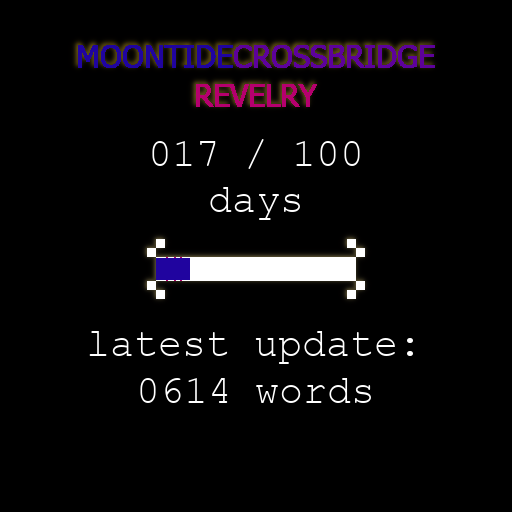
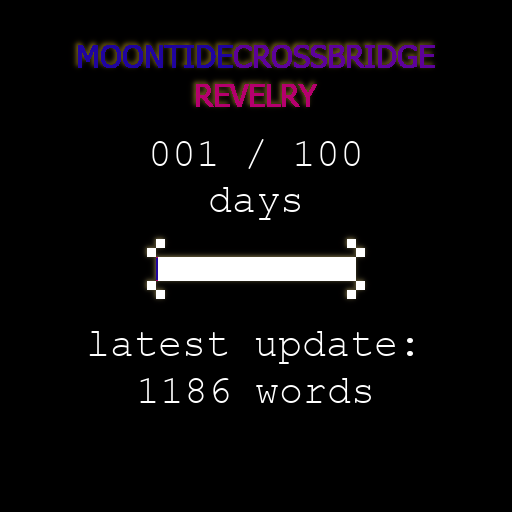
Layers edited between the first and the second 512 x 512 image:
painted on "progress bar" over [156, 257, 190, 281]
painted on "XXX / 100" over [176, 141, 216, 166]
painted on "0000" over [140, 378, 229, 403]
